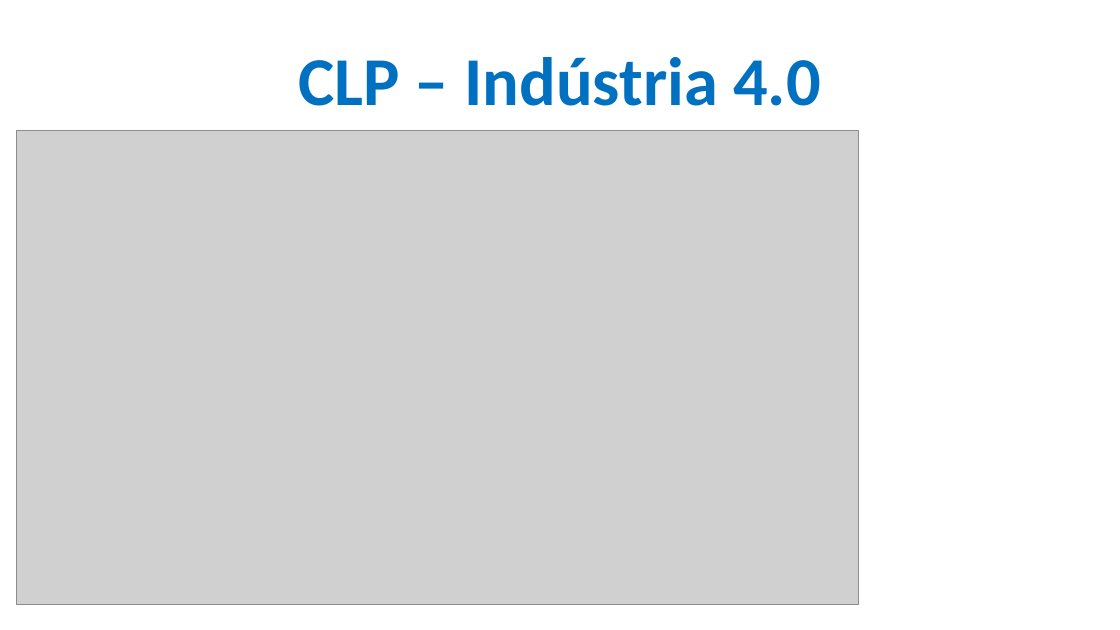
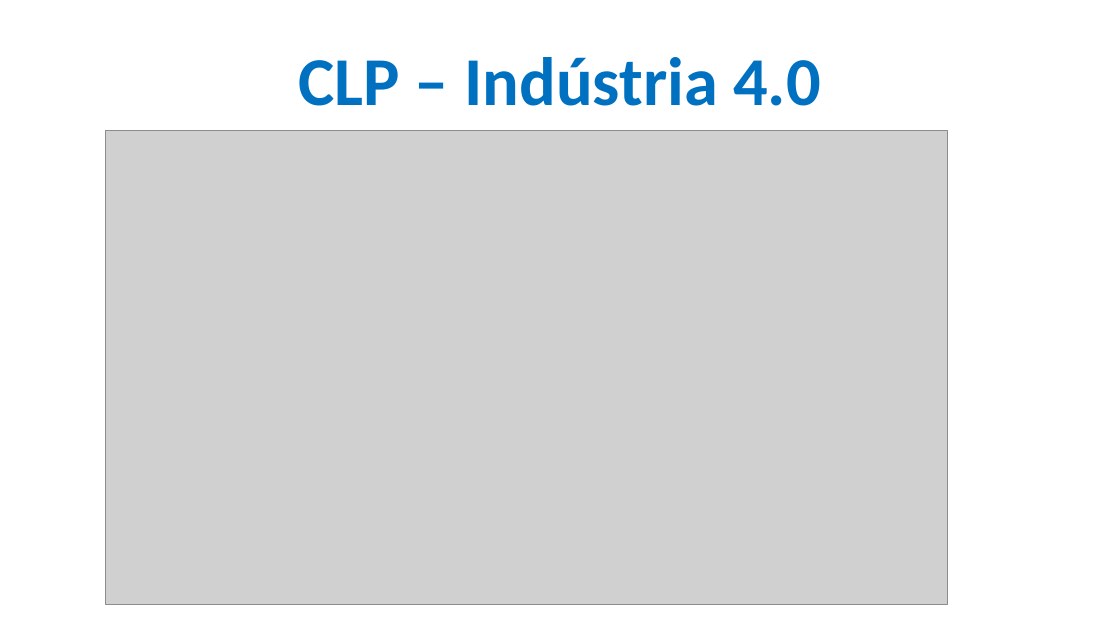
Before and after one commit to CloudEducationBrazil/WydenUniRuyControladoresLogicosProgCLP, a slide deck: slide 3 of 01 Classes/Aula6 - CLP - Redes Industriais MODBUS.pptx. Drawn at 1120x630 pixels with LibreOffice and Linux fonts; fonts in the diff are those of the drawing; grey boxes stand for pictures; background and template pictures are left out. Boxes give left, top, right and bottom in pixels: in the first picture for what was removed or moved away, otherwise in the second. Text is boxed around its words. In the diff, an @@ line names an element or a change of style, - is before the commit and + after.

```diff
--- a/01 Classes/Aula6 - CLP - Redes Industriais MODBUS.pptx
+++ b/01 Classes/Aula6 - CLP - Redes Industriais MODBUS.pptx
@@ text removed at (x1=18, y1=127, x2=1103, y2=616) @@
-....
@@ picture moved from (x1=17, y1=131, x2=859, y2=605) to (x1=105, y1=131, x2=948, y2=605) @@
```
Also in this commit, not shown: 7 other slides changed.
